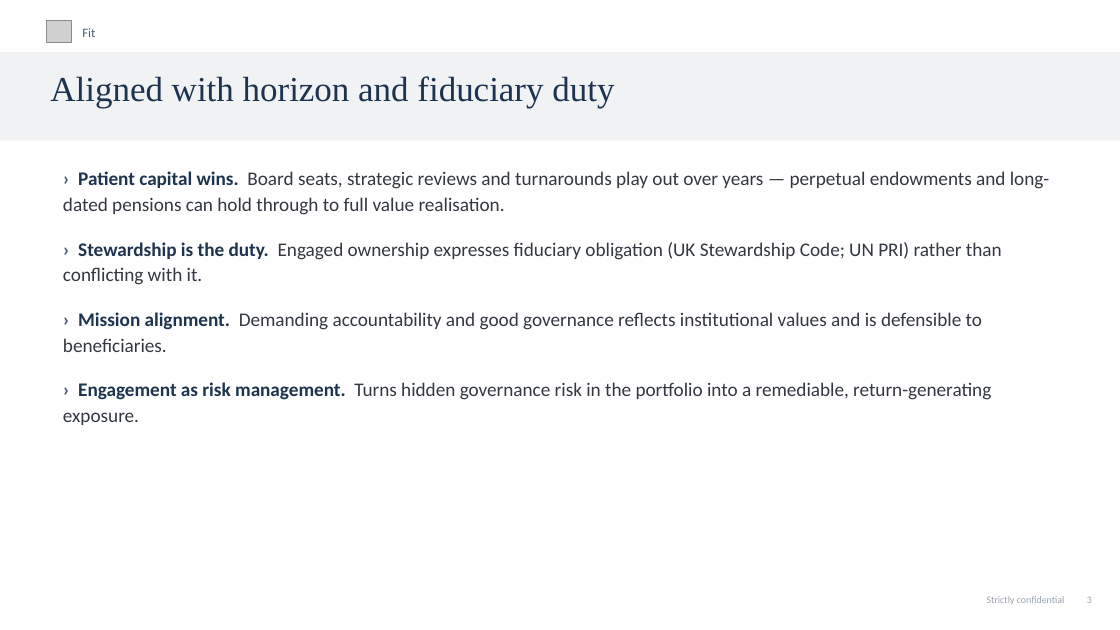
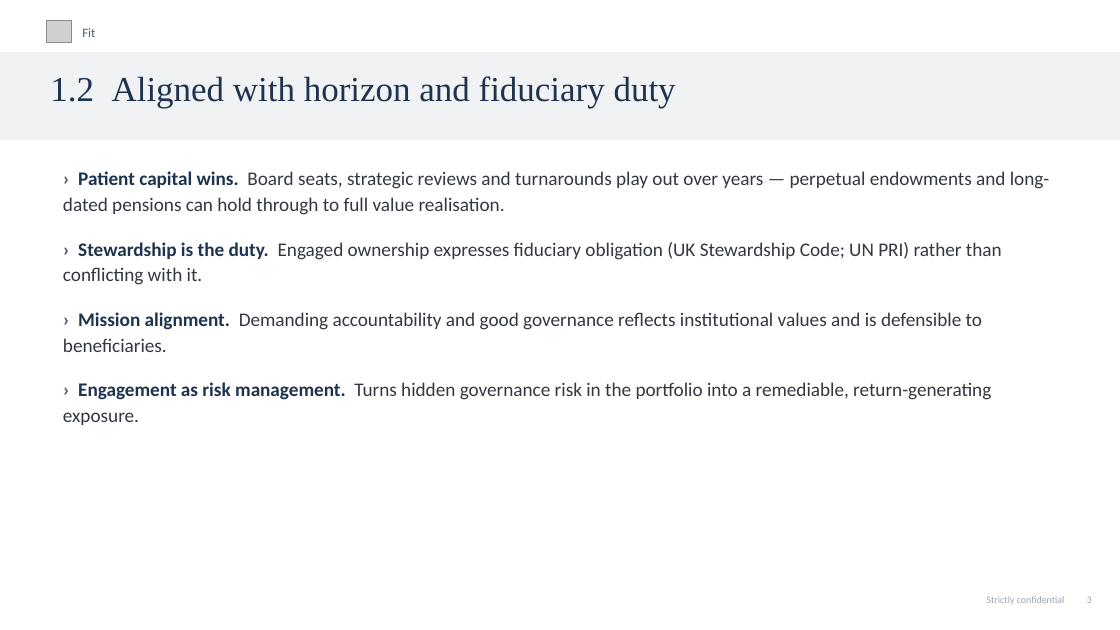
Before and after one commit to charette-lab/Claude, a slide deck: slide 5 of Athanase_Engaged_Ownership_Allocator_Deck.pptx. Drawn at 1120x630 pixels with LibreOffice and Linux fonts; fonts in the diff are those of the drawing; grey boxes stand for pictures. Boxes give left, top, right and bottom in pixels: in the first picture for what was removed or moved away, otherwise in the second. Text is boxed around its words. In the diff, an @@ line names an element or a change of style, - is before the commit and + after.

```diff
--- a/Athanase_Engaged_Ownership_Allocator_Deck.pptx
+++ b/Athanase_Engaged_Ownership_Allocator_Deck.pptx
@@ text at box(50, 76, 676, 108): text changed @@
-Aligned with horizon and fiduciary duty
+1.2 Aligned with horizon and fiduciary duty
```
Also in this commit, not shown: 21 other slides changed, 1 other file.
